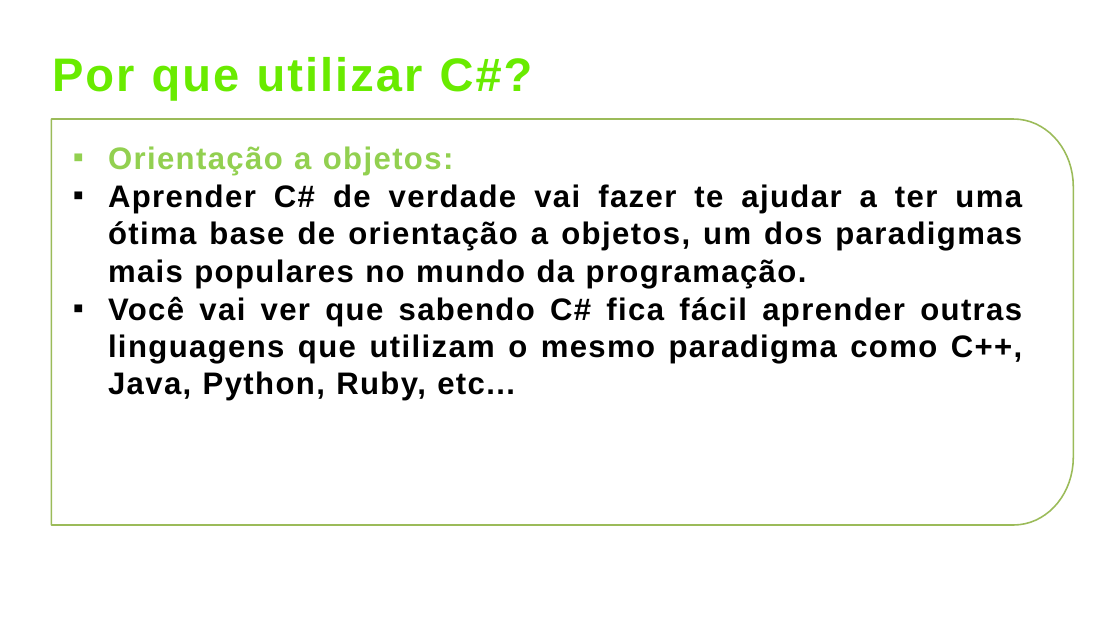
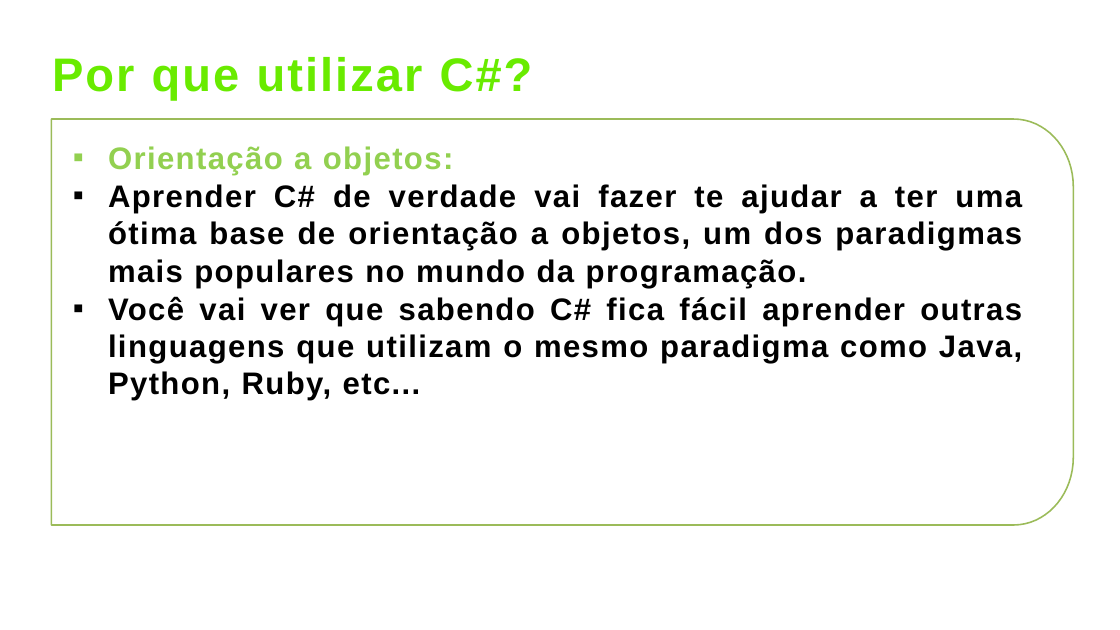
Before and after one commit to lsantoss/Treinamentos, a slide deck: slide 5 of #00 - Material de Apoio/00 - Fundamentos de C#/01 - C#/PPTs/01 - C#.pptx. Drawn at 1120x630 pixels with LibreOffice and Linux fonts; fonts in the diff are those of the drawing; background and template pictures are left out. Boxes give left, top, right and bottom in pixels: in the first picture for what was removed or moved away, otherwise in the second. Text is boxed around its words. In the diff, an @@ line names an element or a change of style, - is before the commit and + after.

```diff
--- a/#00 - Material de Apoio/00 - Fundamentos de C#/01 - C#/PPTs/01 - C#.pptx
+++ b/#00 - Material de Apoio/00 - Fundamentos de C#/01 - C#/PPTs/01 - C#.pptx
@@ text at (108, 296, 1022, 401): text changed @@
-▪ Você vai ver que sabendo C# fica fácil aprender outras linguagens que utilizam o mesmo paradigma como C++, Java, Python, Ruby, etc...
+▪ Você vai ver que sabendo C# fica fácil aprender outras linguagens que utilizam o mesmo paradigma como Java, Python, Ruby, etc...
```
Also in this commit, not shown: 1 slide removed, 46 other files.
